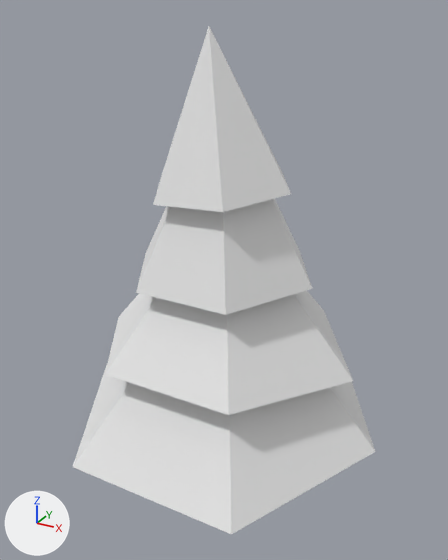
What one commit did to the OBJ model Assets/MapEditor/modular_terrain_collection/Hilly_Prop_Tree_Pine_1.obj.
One viewpoint serves both versions: a 50 mm camera at (1.95, -3.5, 3.67) aimed at (-0.03, 0.1, 1.86). The lights are fixed; the arrows at lower left show +X, +Y and +Z. Where no turn or scale is listed for an object, it has been applied to the vertices.
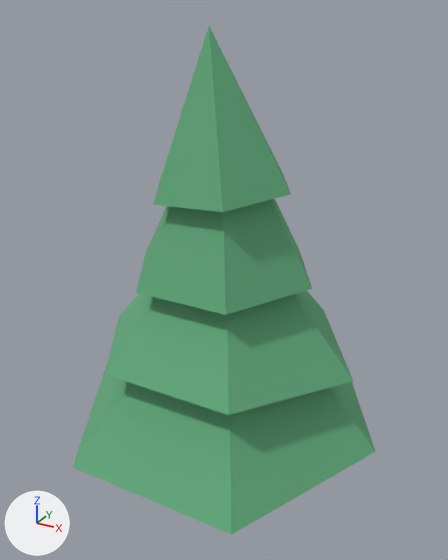
The change, as a list of edits to the scene's bpy script:
```text
Change mat_pine_leaves:
    mat_pine_leaves.base_color: (0.8, 0.8, 0.8) -> (0.126, 0.404, 0.204)  # white #e7e7e7 -> green #63aa7d
```

What differs and where, as boxes (x1, y1, x2, y2) in the pictures (448 x 560 px):
'object1', recoloured (white to green)
    both: (73, 365, 375, 534)
'object3', recoloured (white to green)
    both: (105, 290, 353, 415)
'object5', recoloured (white to green)
    both: (136, 199, 312, 315)
'object4', recoloured (white to green)
    both: (153, 27, 291, 212)
